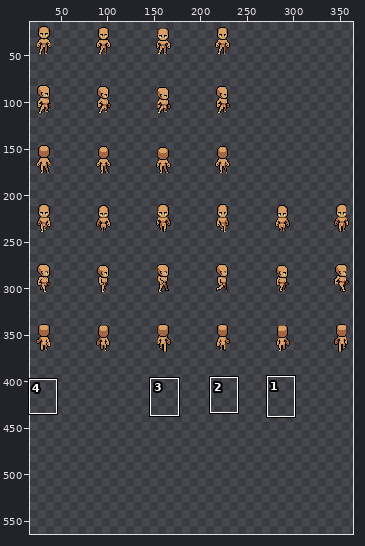
Sprite sheet, stored at Assets/Textures/Characters/player_spritesheet.png. The picture above shows the old version from afar; the outline marks the close-up.
Close-up. Before the edit:
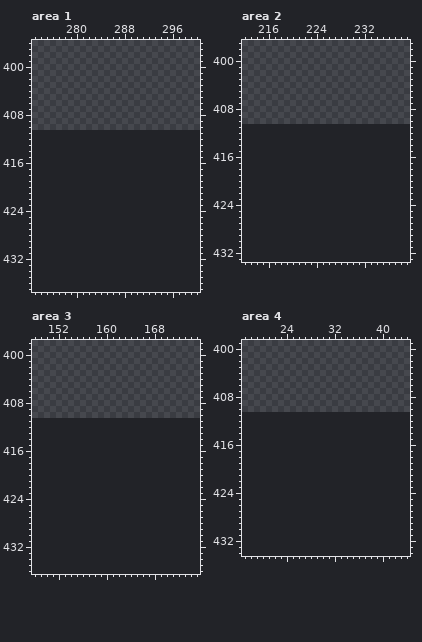
The file is 400x411 pixels. Shown: area 1: x 273..300, y 396..437; area 2: x 212..239, y 397..433; area 3: x 148..175, y 398..436; area 4: x 17..44, y 399..434. The old version is drawn lined up with the new one, on the new canvas. The wide view leaves out empty margins. The commit also changed other parts of the picture, which this record leaves out.
Now the later version:
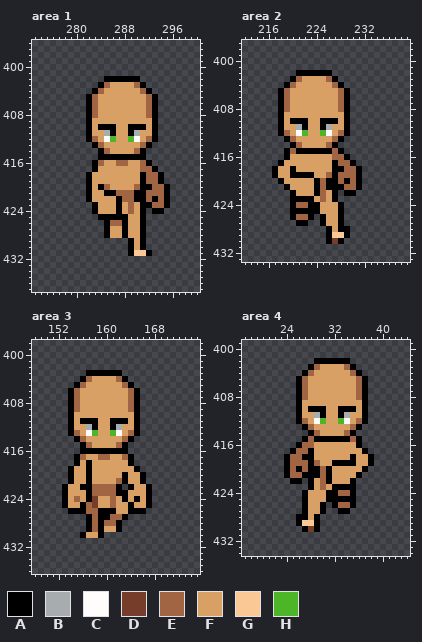
Palette (. is transparent): A #000000  B #a7acae  C #fffcfc  D #763d2b  E #a26543  F #d9a066  G #fac895  H #4cb528
The edit:
canvas 400x411 -> 400x576
Area 1:
y 402: x 285..290 ...... -> AAAAAA
y 403: x 284..291 ........ -> AEFFFFEA
y 404: x 283..292 .......... -> AEFFFFFFEA
y 405..408: x 282..293 ............ -> AEFFFFFFFFEA
y 409: x 282..293 ............ -> AFFFFFFFFFFA
y 410: x 282..293 ............ -> AFAAAFFAAAFA
y 411: x 282..293 ............ -> AFFBAFFABFFA
y 412: x 282..293 ............ -> AEFCHFFHCFEA
y 413: x 283..292 .......... -> AEFFFFFFEA
y 414: x 284..291 ........ -> AEFFFFEA
y 415: x 284..291 ........ -> AAAAAAAA
y 416: x 283..292 .......... -> AEFFEEFFEA
y 417: x 283..293 ........... -> AFFFFFFFEEA
y 418..419: x 282..294 ............. -> AFFFFFFFFAEEA
y 420: x 282..295 .............. -> AFAEFFFFEAAEEA
y 421: x 282..295 .............. -> AFFAAEEEAAEEEA
y 422: x 282..295 .............. -> AFFFFAEEAAEAEA
y 423: x 283..295 ............. -> AFFFAFEFAAEEA
y 424: x 283..291 ......... -> AFFFAFEFA; x 293..294 .. -> AA
y 425: x 284..291 ........ -> AAAAAFFA
y 426: x 285..291 ....... -> AEEAFFA
y 427..428: x 285..291 ....... -> AFFAFFA
y 429..430: x 289..291 ... -> AFA
y 431: x 289..292 .... -> AGGA
Area 2:
y 402: x 221..226 ...... -> AAAAAA
y 403: x 220..227 ........ -> AEFFFFEA
y 404: x 219..228 .......... -> AEFFFFFFEA
y 405..408: x 218..229 ............ -> AEFFFFFFFFEA
y 409: x 218..229 ............ -> AFFFFFFFFFFA
y 410: x 218..229 ............ -> AFAAAFFAAAFA
y 411: x 218..229 ............ -> AFFBAFFABFFA
y 412: x 218..229 ............ -> AEFCHFFHCFEA
y 413: x 219..228 .......... -> AEFFFFFFEA
y 414: x 220..227 ........ -> AEFFFFEA
y 415: x 219..228 .......... -> AEAAAAAAEA
y 416: x 219..229 ........... -> AFFFFFFFEEA
y 417: x 218..230 ............. -> AFFFFFFFFAEEA
y 418: x 217..231 ............... -> AFFAFFFFFFAAEEA
y 419: x 217..231 ............... -> AFFAAAAFFEAEEEA
y 420: x 218..231 .............. -> AFFFFFAEAAEAEA
y 421: x 219..231 ............. -> AFFFFAEAAAEEA
y 422: x 220..227 ........ -> AFFFAEFA; x 229..230 .. -> AA
y 423: x 220..227 ........ -> AAAAFEFA
y 424: x 220..228 ......... -> AEEAAFFFA
y 425: x 220..228 ......... -> AAAAAFFFA
y 426: x 220..223 .... -> AEEA; x 225..228 .... -> AFFA
y 427: x 221..222 .. -> AA; x 225..228 .... -> AFFA
y 428: x 226..229 .... -> AFAA
y 429: x 226..229 .... -> AGGA
y 430: x 226..228 ... -> ADA
Area 3:
y 403: x 157..162 ...... -> AAAAAA
y 404: x 156..163 ........ -> AEFFFFEA
y 405: x 155..164 .......... -> AEFFFFFFEA
y 406..409: x 154..165 ............ -> AEFFFFFFFFEA
y 410: x 154..165 ............ -> AFFFFFFFFFFA
y 411: x 154..165 ............ -> AFAAAFFAAAFA
y 412: x 154..165 ............ -> AFFBAFFABFFA
y 413: x 154..165 ............ -> AEFCHFFHCFEA
y 414: x 155..164 .......... -> AEFFFFFFEA
y 415: x 156..163 ........ -> AEFFFFEA
y 416: x 156..163 ........ -> AAAAAAAA
y 417: x 155..164 .......... -> AEFFEEFFEA
y 418: x 155..164 .......... -> AFAFFFFFFA
y 419: x 154..165 ............ -> AFFAFFFFFFFA
y 420: x 154..166 ............. -> AFFAFFFFFAFFA
y 421: x 154..166 ............. -> AFFAFFFFEAFFA
y 422: x 153..162 .......... -> AFFAAEEEEA; x 164..167 .... -> AFFA
y 423: x 153..167 ............... -> AFFFAEEEEAAFFFA
y 424: x 153..167 ............... -> AFEFADFFEFAFAFA
y 425: x 153..167 ............... -> AFFAEDFFEFFAFFA
y 426: x 154..166 ............. -> AAAEEAAAFFAAA
y 427: x 157..163 ....... -> AEAAEEA
y 428: x 157..162 ...... -> AEAEEA
y 429: x 157..162 ...... -> AEAFFA
y 430: x 156..159 .... -> AFFA
Area 4:
y 402: x 29..34 ...... -> AAAAAA
y 403: x 28..35 ........ -> AEFFFFEA
y 404: x 27..36 .......... -> AEFFFFFFEA
y 405..408: x 26..37 ............ -> AEFFFFFFFFEA
y 409: x 26..37 ............ -> AFFFFFFFFFFA
y 410: x 26..37 ............ -> AFAAAFFAAAFA
y 411: x 26..37 ............ -> AFFBAFFABFFA
y 412: x 26..37 ............ -> AEFCHFFHCFEA
y 413: x 27..36 .......... -> AEFFFFFFEA
y 414: x 28..35 ........ -> AEFFFFEA
y 415: x 27..36 .......... -> AEAAAAAAEA
y 416: x 26..36 ........... -> AEEFFFFFFFA
y 417: x 25..37 ............. -> AEEAFFFFFFFFA
y 418: x 24..38 ............... -> AEEAAFFFFFFAFFA
y 419: x 24..38 ............... -> AEEEAEFFAAAAFFA
y 420: x 24..37 .............. -> AEAEAAEAFFFFFA
y 421: x 24..36 ............. -> AEEAAAEAFFFFA
y 422: x 25..26 .. -> AA; x 28..35 ........ -> AFEAFFFA
y 423: x 28..35 ........ -> AFEFAAAA
y 424: x 27..35 ......... -> AFFFAAEEA
y 425: x 27..35 ......... -> AFFFAAAAA
y 426: x 27..30 .... -> AFFA; x 32..35 .... -> AEEA
y 427: x 27..30 .... -> AFFA; x 33..34 .. -> AA
y 428: x 26..29 .... -> AAFA
y 429: x 26..29 .... -> AGGA
y 430: x 27..29 ... -> ADA
